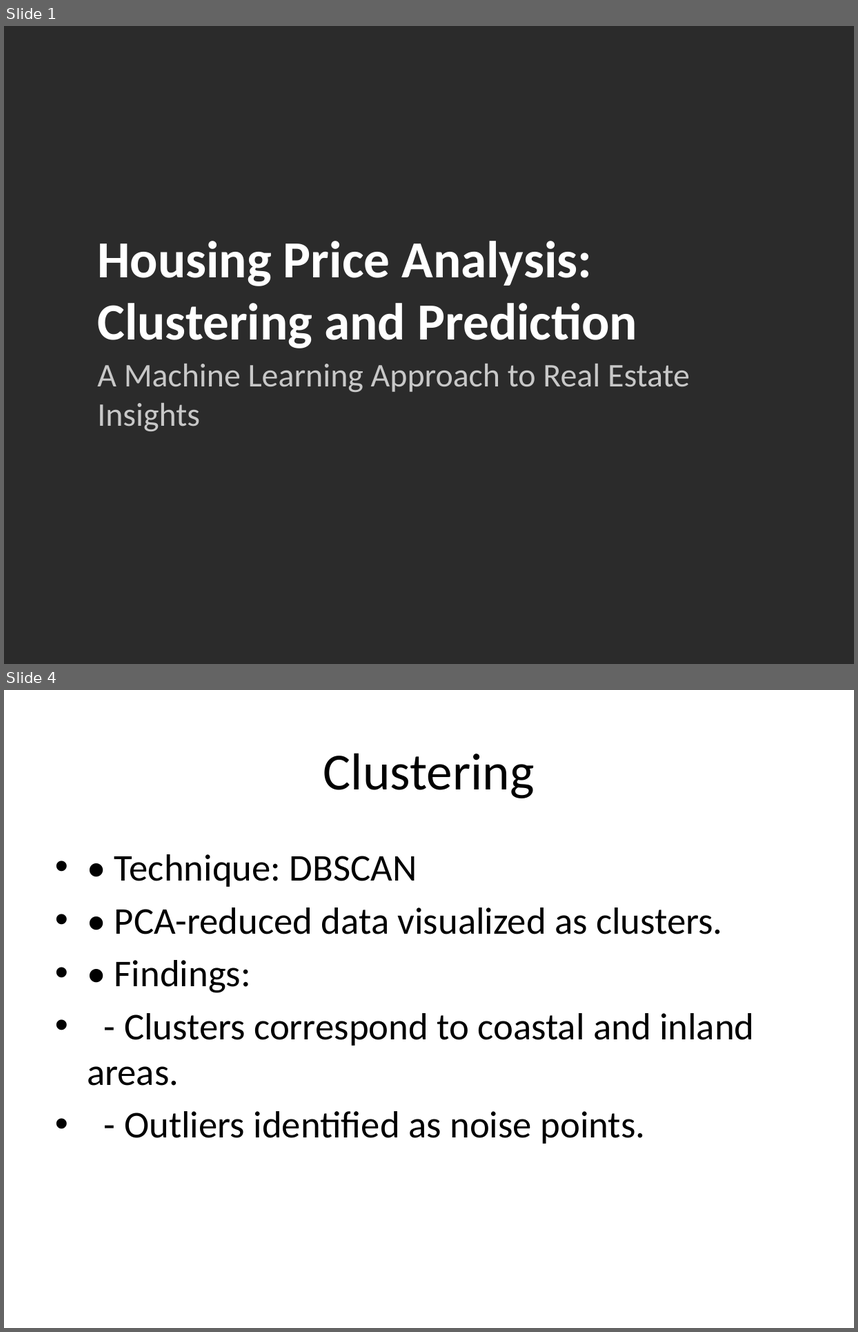
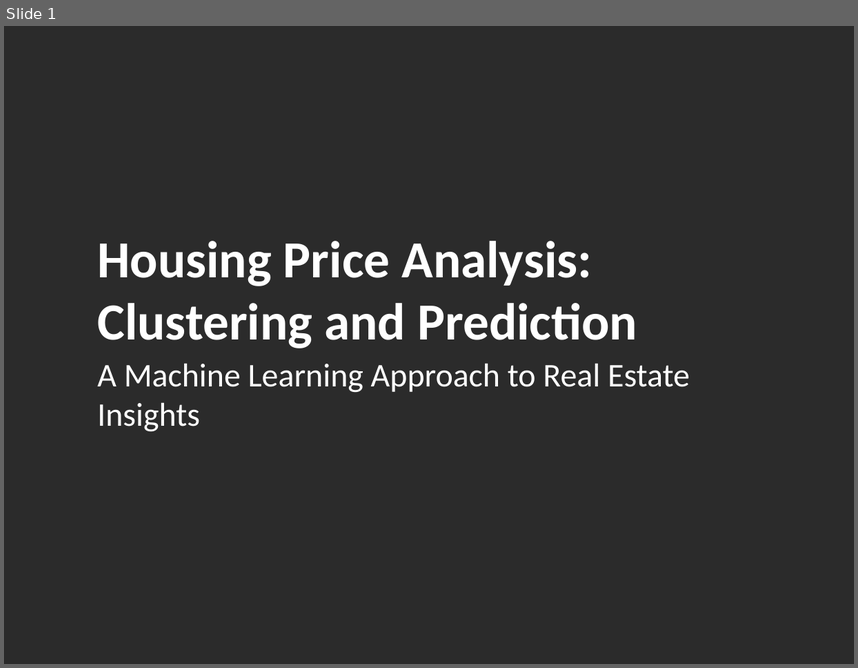
Before and after one commit to Niccolo901/Artificial_intelligence_repo, a slide deck: Housing_Price_Analysis_Presentation.pptx. Shown one above the other, each under a label of ours: slides 1 and 4 before the commit, slide 1 after it; the slides between them are not shown. The pictures are 858x1332 and 858x668 pixels, drawn with LibreOffice and Linux fonts; fonts in the diff are those of the drawing; background and template pictures are left out; a plain dark background stands for a picture behind light text. Boxes give left, top, right and bottom in pixels: in the first picture for what was removed or moved away, otherwise in the second. Text is boxed around its words. In the diff, an @@ line names an element or a change of style, - is before the commit and + after.

```diff
--- a/Housing_Price_Analysis_Presentation.pptx
+++ b/Housing_Price_Analysis_Presentation.pptx
@@ slide 4 removed at box(4, 690, 854, 1328), background #FFFFFF @@
@@ title removed at box(323, 753, 535, 798) @@
-Clustering
@@ text removed at box(87, 854, 755, 1143) @@
-• • Technique: DBSCAN
-• • PCA-reduced data visualized as clusters.
-• • Findings:
-• - Clusters correspond to coastal and inland areas.
-• - Outliers identified as noise points.
@@ slide 1 changed as well @@
@@ text "A Machine Learning Approach to ..." at box(97, 363, 690, 432): text colour #C8C8C8 to #FFFFFF @@
```
Also in this commit, not shown: 2 other slides changed, 20 slides added, 5 other slides removed, 12 other files.
